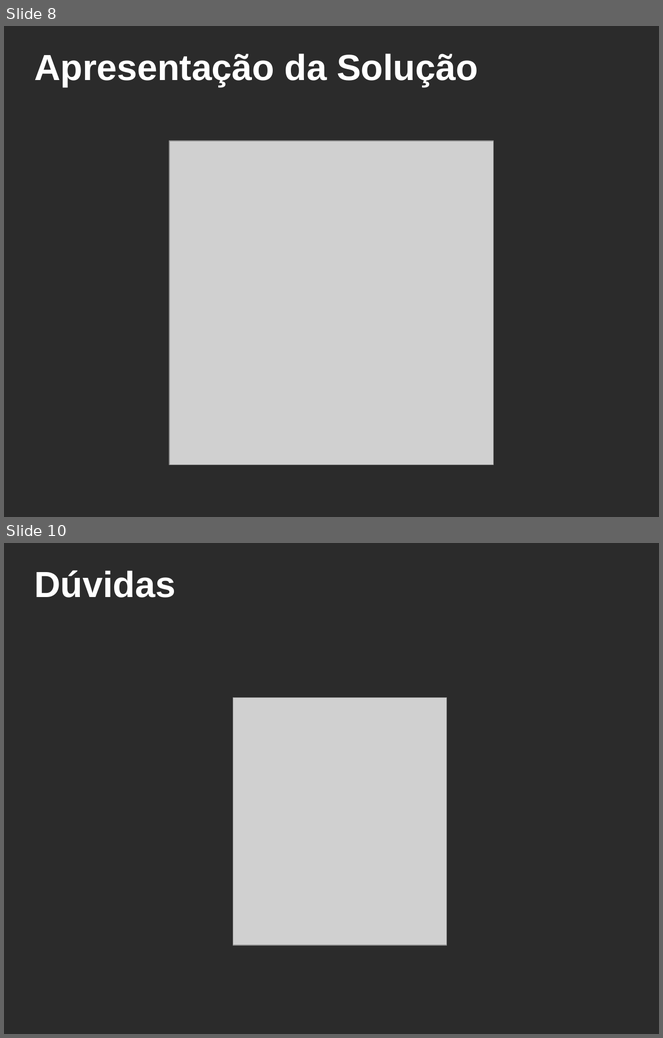
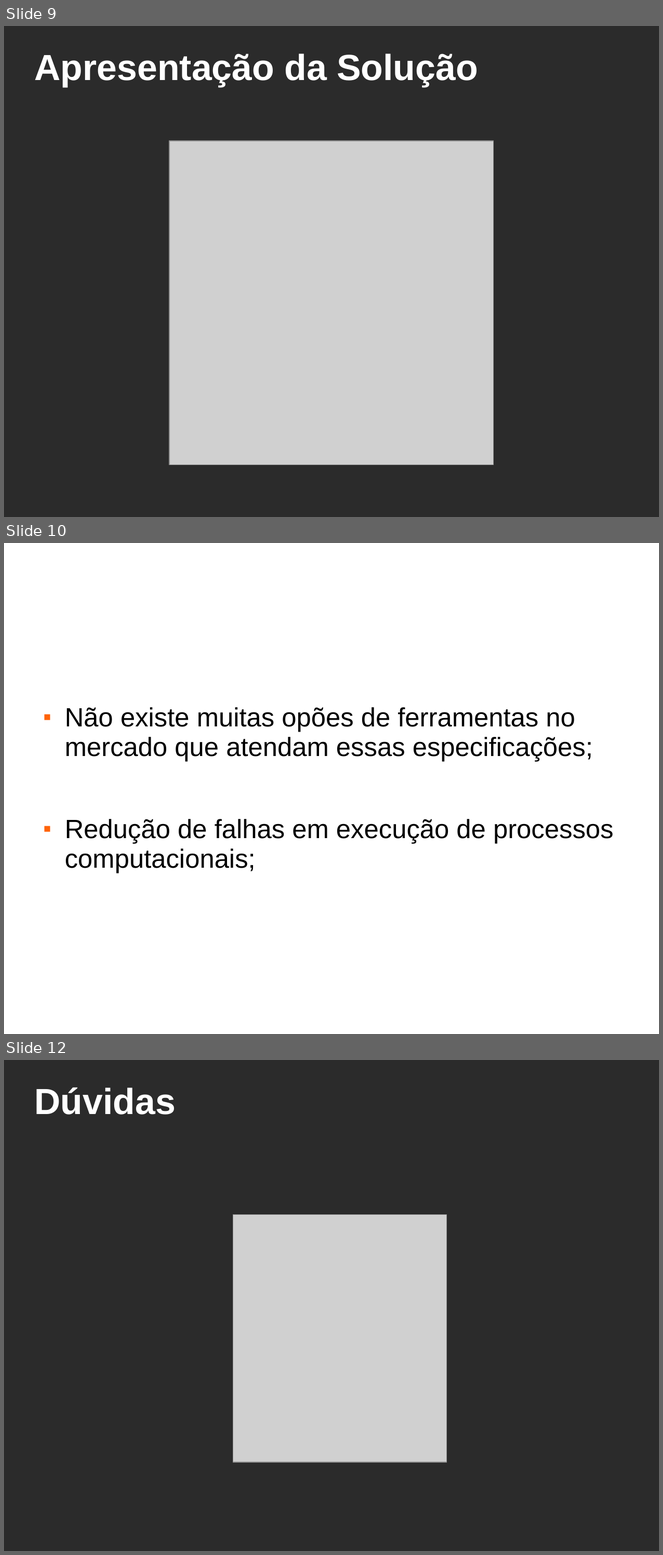
Before and after one commit to processboss/assembla-tcc-pre-projeto, a slide deck: doc/Documentação/Apresentação.ppt. Shown one above the other, each under a label of ours: slides 8 and 10 before the commit, slides 9, 10 and 12 after it; the slides between them are not shown. The pictures are 663x1038 and 663x1555 pixels, drawn with LibreOffice and Linux fonts; fonts in the diff are those of the drawing; grey boxes stand for pictures; background and template pictures are left out; a plain dark background stands for a picture behind light text. Boxes give left, top, right and bottom in pixels: in the first picture for what was removed or moved away, otherwise in the second. Text is boxed around its words. In the diff, an @@ line names an element or a change of style, - is before the commit and + after.

```diff
--- a/doc/Documentação/Apresentação.ppt
+++ b/doc/Documentação/Apresentação.ppt
@@ slide 10 added at [4,543,659,1034], background picture (left out) @@
@@ title added at [34,543,624,625], 44 pt, text #FFFFFF, bold @@
+Conclusão
@@ text added at [65,707,614,874], 32 pt, text #000000 @@
+■ Não existe muitas opões de ferramentas no mercado que atendam essas especificações;
+■ Redução de falhas em execução de processos computacionais;
@@ what was slide 8 is now slide 9 @@
@@ what was slide 10 is now slide 12 @@
```
Also in this commit, not shown: 2 slides changed, 2 other slides added, 1 slide removed, 3 other files.
